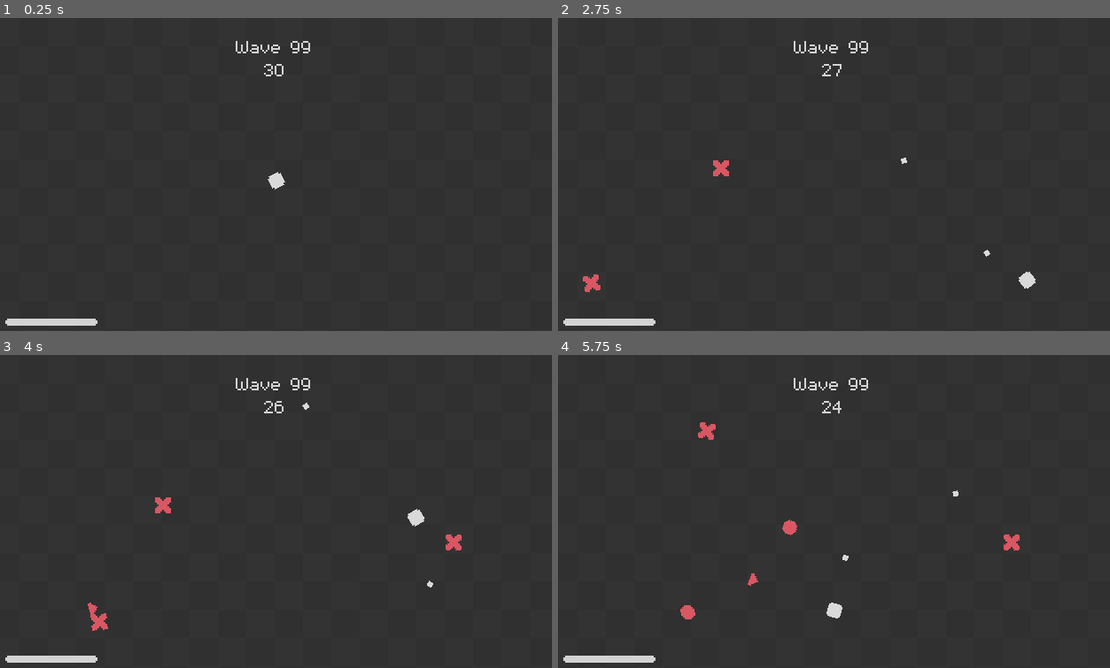
Above: before the commit, frames 1-4 (two rows, left to right).
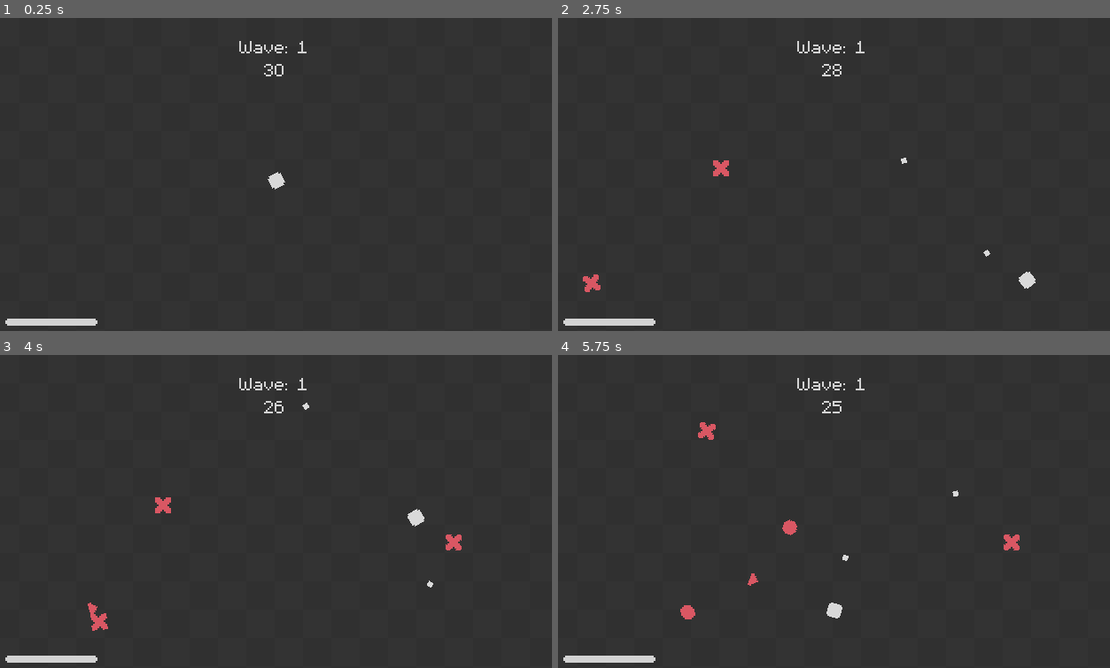
Above: after the commit, the same moments.

Repository: rchiedev/Quadratum
Game: Godot game, scene res://game/game.tscn
The game is run twice, just before and just after one commit, with the same random seed, the same clock (stepped at 60 frames per second) and the same inputs.
Inputs (mouse positions are in pixels of both pictures, inside the frame that each line leads up to):
- Up to frame 1 (0.25 s): no input
- Up to frame 2 (2.75 s): tap Enter at 0.5 s; move the mouse to (955, 161) at 0.52 s; press the mouse at (955, 161) at 0.53 s; hold Right (ui_right) 0.53-1.28 s; move the mouse to (718, 193) at 1.27 s; release the mouse at (718, 193) at 1.28 s; hold Down (ui_down) 1.28-2.03 s; click (718, 193) at 1.35 s; move the mouse to (889, 105) at 2.02 s; press the mouse at (889, 105) at 2.03 s; hold Right (ui_right) from 2.03 s (still down)
- Up to frame 3 (4 s): move the mouse to (248, 577) at 2.77 s; release Right (ui_right) at 2.78 s; release the mouse at (248, 577) at 2.78 s; hold Up (ui_up) 2.78-3.53 s; click (248, 577) at 2.85 s; move the mouse to (447, 561) at 3.52 s; press the mouse at (447, 561) at 3.53 s; hold Left (ui_left) from 3.53 s (still down)
- Up to frame 4 (5.75 s): move the mouse to (662, 467) at 4.27 s; release the mouse at (662, 467) at 4.28 s; click (662, 467) at 4.35 s; move the mouse to (861, 514) at 5.02 s; release Left (ui_left) at 5.03 s; press the mouse at (861, 514) at 5.03 s; hold Down (ui_down) from 5.03 s (still down)

The runs differ from the first frame. In frame 1, 0.2% of the frame differs, in the area x 42-57%, y 7-12%; in frame 2, 0.2%; in frame 3, 0.2%; in frame 4, 0.3%, in the area x 42-57%, y 7-19%.

Commit message:
Day 3
Wave counter,  Death screen

Diff:
--- a/autoloads/game_manager.gd
+++ b/autoloads/game_manager.gd
@@ -1,11 +1,9 @@
 extends Node
 
+var wave = 1
 
-# Called when the node enters the scene tree for the first time.
 func _ready():
-	pass # Replace with function body.
+	reset_game_stats()
 
-
-# Called every frame. 'delta' is the elapsed time since the previous frame.
-func _process(delta):
-	pass
+func reset_game_stats():
+	wave = 1
--- /dev/null
+++ b/autoloads/scene_manager.gd
@@ -0,0 +1,40 @@
+extends CanvasLayer
+
+@onready var animation_player = $AnimationPlayer
+@onready var texture_rect = $TextureRect
+
+const GAME_SCENE = preload("res://game/game.tscn")
+const GAME_OVER_SCREEN_SCENE = preload("res://game/game_over_screen.tscn")
+
+var new_scene : PackedScene
+
+func _ready():
+	texture_rect.visible = false
+
+func transition_to_game(pos : Vector2 = Vector2(32, -38)):
+	self.layer = 3
+	new_scene = GAME_SCENE
+	texture_rect.texture.gradient.set_color(0, Color.html("#d3d3d3"))
+
+	texture_rect.position.x = pos.x - 128
+	texture_rect.position.y = pos.y - 128
+
+	animation_player.play("transition")
+
+func transition_to_game_over(pos : Vector2 = Vector2(32, -38)):
+	self.layer = 3
+	new_scene = GAME_OVER_SCREEN_SCENE
+	texture_rect.texture.gradient.set_color(0, Color.html("#d95763"))
+
+	texture_rect.position.x = pos.x - 128
+	texture_rect.position.y = pos.y - 128
+
+	animation_player.play("transition")
+
+func change_scene():
+	self.layer = 2
+	get_tree().change_scene_to_packed(new_scene)
+
+func center_texture_rect():
+	texture_rect.position.x = 32
+	texture_rect.position.y = -38
--- /dev/null
+++ b/autoloads/scene_manager.tscn
@@ -0,0 +1,87 @@
+[gd_scene load_steps=6 format=3 uid="uid://c4egi4husq8n8"]
+
+[ext_resource type="Script" path="res://autoloads/scene_manager.gd" id="1_xllsk"]
+
+[sub_resource type="Gradient" id="Gradient_y25cc"]
+interpolation_mode = 1
+offsets = PackedFloat32Array(0, 0.558442)
+colors = PackedColorArray(0.827451, 0.827451, 0.827451, 1, 1, 1, 1, 0)
+
+[sub_resource type="GradientTexture2D" id="GradientTexture2D_3mgor"]
+gradient = SubResource("Gradient_y25cc")
+width = 256
+height = 256
+fill = 1
+fill_from = Vector2(0.5, 0.5)
+metadata/_snap_enabled = true
+
+[sub_resource type="Animation" id="Animation_2t1d0"]
+resource_name = "transition"
+length = 2.0
+tracks/0/type = "value"
+tracks/0/imported = false
+tracks/0/enabled = true
+tracks/0/path = NodePath("TextureRect:scale")
+tracks/0/interp = 1
+tracks/0/loop_wrap = true
+tracks/0/keys = {
+"times": PackedFloat32Array(0, 0.5, 1.5, 2),
+"transitions": PackedFloat32Array(1, 1, 1, 1),
+"update": 0,
+"values": [Vector2(0.01, 0.01), Vector2(4, 4), Vector2(4, 4), Vector2(0.01, 0.01)]
+}
+tracks/1/type = "value"
+tracks/1/imported = false
+tracks/1/enabled = true
+tracks/1/path = NodePath("TextureRect:visible")
+tracks/1/interp = 1
+tracks/1/loop_wrap = true
+tracks/1/keys = {
+"times": PackedFloat32Array(0, 2),
+"transitions": PackedFloat32Array(1, 1),
+"update": 1,
+"values": [true, false]
+}
+tracks/2/type = "method"
+tracks/2/imported = false
+tracks/2/enabled = true
+tracks/2/path = NodePath(".")
+tracks/2/interp = 1
+tracks/2/loop_wrap = true
+tracks/2/keys = {
+"times": PackedFloat32Array(0.5, 1.5),
+"transitions": PackedFloat32Array(1, 1),
+"values": [{
+"args": [],
+"method": &"center_texture_rect"
+}, {
+"args": [],
+"method": &"change_scene"
+}]
+}
+
+[sub_resource type="AnimationLibrary" id="AnimationLibrary_tlxxm"]
+_data = {
+"transition": SubResource("Animation_2t1d0")
+}
+
+[node name="SceneManager" type="CanvasLayer"]
+layer = 3
+script = ExtResource("1_xllsk")
+
+[node name="TextureRect" type="TextureRect" parent="."]
+clip_contents = true
+offset_left = 32.0
+offset_top = -38.0
+offset_right = 288.0
+offset_bottom = 218.0
+scale = Vector2(0.01, 0.01)
+pivot_offset = Vector2(128, 128)
+size_flags_horizontal = 4
+size_flags_vertical = 4
+texture = SubResource("GradientTexture2D_3mgor")
+
+[node name="AnimationPlayer" type="AnimationPlayer" parent="."]
+libraries = {
+"": SubResource("AnimationLibrary_tlxxm")
+}
--- a/autoloads/signal_bus.gd
+++ b/autoloads/signal_bus.gd
@@ -4,9 +4,13 @@
 signal on_player_shoot(bullet : RigidBody2D, starting_pos : Vector2, direction : Vector2)
 signal on_player_hurt()
 signal on_hp_changed(value, max_value)
+signal on_player_death()
+signal on_gem_collected()
 
 #Enemy Related
 signal on_enemy_spawn(enemy : Enemy, starting_pos : Vector2)
+signal on_enemy_death(pos : Vector2)
 
 #Game Related
 signal on_wave_timer_countdown(time : float)
+signal on_wave_clear()
--- a/game/enemy_container.gd
+++ b/game/enemy_container.gd
@@ -9,6 +9,7 @@
 
 func _ready():
 	SignalBus.on_enemy_spawn.connect(spawn_enemy)
+	SignalBus.on_player_death.connect(stop_wave)
 
 # Called every frame. 'delta' is the elapsed time since the previous frame.
 func _process(delta):
@@ -28,10 +29,18 @@
 	add_child(marker)
 
 func _on_wave_timer_timeout():
+	SignalBus.on_wave_clear.emit()
+	clear_wave()
+
+func clear_wave():
 	stop_wave()
+	GameManager.wave += 1
+	await get_tree().create_timer(3).timeout
+	SceneManager.transition_to_game(get_tree().get_first_node_in_group("player").get_global_transform_with_canvas().origin)
 
 func stop_wave():
 	enemy_timer.stop()
+	wave_timer.stop()
 	for marker in get_children().filter(func(node): return node is Marker):
 		marker.queue_free()
 	for enemy in get_children().filter(func(node): return node is Enemy):
--- a/game/game.tscn
+++ b/game/game.tscn
@@ -8,6 +8,7 @@
 [ext_resource type="PackedScene" uid="uid://ccnfhy1pju2vo" path="res://units/player/player.tscn" id="4_h8ajc"]
 [ext_resource type="FontFile" uid="uid://dhl7e2l35ot2l" path="res://assets/m5x7.ttf" id="5_rhqd1"]
 [ext_resource type="Texture2D" uid="uid://c273gqtikvto5" path="res://assets/HealthBar.png" id="7_bumym"]
+[ext_resource type="Script" path="res://game/wave_counter.gd" id="8_cw3vb"]
 [ext_resource type="Script" path="res://game/wave_timer.gd" id="8_dhhg8"]
 [ext_resource type="Texture2D" uid="uid://c48pikke85ytx" path="res://assets/HealthBar-Progress.png" id="8_o65x0"]
 [ext_resource type="Script" path="res://game/HealthBar.gd" id="9_0eqhm"]
@@ -91,7 +92,7 @@
 autostart = true
 
 [node name="WaveTimer" type="Timer" parent="EnemyContainer"]
-wait_time = 30.0
+wait_time = 30.4
 one_shot = true
 autostart = true
 
@@ -117,6 +118,7 @@
 text = "Wave 99"
 horizontal_alignment = 1
 vertical_alignment = 1
+script = ExtResource("8_cw3vb")
 
 [node name="WaveTimer" type="Label" parent="CanvasLayer"]
 offset_left = 140.0
--- /dev/null
+++ b/game/game_over_screen.gd
@@ -0,0 +1,9 @@
+extends CanvasLayer
+
+@onready var new_game_btn = $Control/NewGame
+
+func _on_new_game_pressed():
+	GameManager.reset_game_stats()
+	SceneManager.transition_to_game()
+
+	SceneManager.transition_to_game(new_game_btn.position + Vector2(40,11))
--- /dev/null
+++ b/game/game_over_screen.tscn
@@ -0,0 +1,68 @@
+[gd_scene load_steps=5 format=3 uid="uid://untmwe8lqcgp"]
+
+[ext_resource type="Script" path="res://game/game_over_screen.gd" id="1_5bumw"]
+[ext_resource type="FontFile" uid="uid://dhl7e2l35ot2l" path="res://assets/m5x7.ttf" id="1_lbehd"]
+
+[sub_resource type="Theme" id="Theme_3qkvq"]
+default_font = ExtResource("1_lbehd")
+default_font_size = 32
+
+[sub_resource type="Theme" id="Theme_0y0r6"]
+default_font = ExtResource("1_lbehd")
+
+[node name="GameOverScreen" type="CanvasLayer"]
+layer = 2
+script = ExtResource("1_5bumw")
+
+[node name="Control" type="Control" parent="."]
+custom_minimum_size = Vector2(320, 180)
+layout_mode = 3
+anchors_preset = 0
+offset_right = 40.0
+offset_bottom = 40.0
+metadata/_edit_lock_ = true
+
+[node name="ColorRect" type="ColorRect" parent="Control"]
+custom_minimum_size = Vector2(320, 180)
+layout_mode = 0
+offset_right = 40.0
+offset_bottom = 40.0
+color = Color(0.85098, 0.341176, 0.388235, 1)
+metadata/_edit_lock_ = true
+
+[node name="Label" type="Label" parent="Control"]
+layout_mode = 1
+anchors_preset = 8
+anchor_left = 0.5
+anchor_top = 0.5
+anchor_right = 0.5
+anchor_bottom = 0.5
+offset_left = -27.0
+offset_top = -30.0
+offset_right = 27.0
+offset_bottom = -17.0
+grow_horizontal = 2
+grow_vertical = 2
+theme = SubResource("Theme_3qkvq")
+theme_override_colors/font_color = Color(0.188235, 0.188235, 0.188235, 1)
+text = "Game Over"
+horizontal_alignment = 1
+vertical_alignment = 1
+
+[node name="NewGame" type="Button" parent="Control"]
+layout_mode = 1
+anchors_preset = 8
+anchor_left = 0.5
+anchor_top = 0.5
+anchor_right = 0.5
+anchor_bottom = 0.5
+offset_left = -40.0
+offset_top = 13.0
+offset_right = 40.0
+offset_bottom = 35.0
+grow_horizontal = 2
+grow_vertical = 2
+theme = SubResource("Theme_0y0r6")
+text = "New Game"
+
+[connection signal="pressed" from="Control/NewGame" to="." method="_on_new_game_pressed"]
--- /dev/null
+++ b/game/wave_counter.gd
@@ -0,0 +1,11 @@
+extends Label
+
+
+# Called when the node enters the scene tree for the first time.
+func _ready():
+	self.text = "Wave: " + str(GameManager.wave)
+
+
+# Called every frame. 'delta' is the elapsed time since the previous frame.
+func _process(delta):
+	pass
--- a/project.godot
+++ b/project.godot
@@ -19,6 +19,7 @@
 
 SignalBus="*res://autoloads/signal_bus.gd"
 GameManager="*res://autoloads/game_manager.gd"
+SceneManager="*res://autoloads/scene_manager.tscn"
 
 [display]
 
@@ -28,6 +29,8 @@
 window/size/window_width_override=1280
 window/size/window_height_override=720
 window/stretch/mode="canvas_items"
+mouse_cursor/custom_image="res://assets/Crosshair.png"
+mouse_cursor/custom_image_hotspot=Vector2(16, 16)
 
 [input]
 
@@ -76,6 +79,7 @@
 2d_physics/layer_3="Player's Projectile"
 2d_physics/layer_4="Enemy"
 2d_physics/layer_5="Enemy's Projectile"
+2d_physics/layer_6="Gems"
 
 [rendering]
 
--- a/units/enemies/enemy.gd
+++ b/units/enemies/enemy.gd
@@ -5,10 +5,11 @@
 @onready var movement_behavior = %MovementBehavior
 @onready var attacking_behavior = %AttackingBehavior
 
-
 @export var max_health : float = 20.0
 @export var speed : float = 25.0
 @export var damage : float = 10.0
+
+const GEM_SCENE = preload("res://units/gem/gem.tscn")
 
 var health : float
 
@@ -17,6 +18,8 @@
 
 func _ready():
 	health = max_health
+	damage = damage + GameManager.wave
+
 	target = get_tree().get_first_node_in_group("player")
 	movement_behavior.init(self)
 	#attacking_behavior.init(self)
@@ -36,6 +39,7 @@
 	health -= 10.0
 
 	if health <= 0.0:
+		SignalBus.on_enemy_death.emit()
 		queue_free()
 
 func get_direction():
--- /dev/null
+++ b/units/gem/gem.gd
@@ -0,0 +1,19 @@
+extends Area2D
+
+@onready var movement_timer = $MovementTimer
+
+var is_collected : bool = false
+
+func _ready():
+	pass
+
+# Called every frame. 'delta' is the elapsed time since the previous frame.
+func _process(delta):
+	pass
+
+func _on_movement_timer_timeout():
+	pass # Replace with function body.
+
+func _on_body_entered(body):
+	if body is Player:
+		queue_free()
--- /dev/null
+++ b/units/gem/gem.tscn
@@ -0,0 +1,28 @@
+[gd_scene load_steps=4 format=3 uid="uid://brv5stcrrfl2f"]
+
+[ext_resource type="Texture2D" uid="uid://bdw34d2t2drg6" path="res://assets/Gem.png" id="1_iroiv"]
+[ext_resource type="Script" path="res://units/gem/gem.gd" id="1_r76p1"]
+
+[sub_resource type="RectangleShape2D" id="RectangleShape2D_f5tv1"]
+size = Vector2(2, 2)
+
+[node name="Gem" type="Area2D"]
+collision_layer = 32
+collision_mask = 2
+script = ExtResource("1_r76p1")
+
+[node name="Sprite2D" type="Sprite2D" parent="."]
+rotation = 0.785398
+texture = ExtResource("1_iroiv")
+
+[node name="CollisionShape2D" type="CollisionShape2D" parent="."]
+rotation = 0.785398
+shape = SubResource("RectangleShape2D_f5tv1")
+
+[node name="MovementTimer" type="Timer" parent="."]
+wait_time = 0.5
+one_shot = true
+autostart = true
+
+[connection signal="body_entered" from="." to="." method="_on_body_entered"]
+[connection signal="timeout" from="MovementTimer" to="." method="_on_movement_timer_timeout"]
--- a/units/player/player.gd
+++ b/units/player/player.gd
@@ -14,26 +14,32 @@
 
 var can_shoot : bool = true
 var can_be_damaged : bool = true
-var max_health : float = 100.0
+var can_move : bool = true
+var is_dead : bool = false
+
+@export var max_health : float = 10.0
+var regen_value : float = 1.0
 var health : float
 
 func _ready():
 	health = max_health
 	SignalBus.on_hp_changed.emit(health, max_health)
+	SignalBus.on_wave_clear.connect(disable_movement)
 
 func _physics_process(delta):
-	look_at(get_global_mouse_position())
+	if not is_dead and can_move:
+		look_at(get_global_mouse_position())
 
-	direction = Input.get_vector("ui_left", "ui_right", "ui_up", "ui_down")
-	velocity = direction * mspd
-	move_and_slide()
+		direction = Input.get_vector("ui_left", "ui_right", "ui_up", "ui_down")
+		velocity = direction * mspd
+		move_and_slide()
 
-	if get_last_slide_collision():
-		if get_last_slide_collision().get_collider() is Enemy and can_be_damaged:
-			take_damage(get_last_slide_collision().get_collider().damage)
+		if get_last_slide_collision():
+			if get_last_slide_collision().get_collider() is Enemy and can_be_damaged:
+				take_damage(get_last_slide_collision().get_collider().damage)
 
-	if Input.is_action_pressed("click") and can_shoot:
-		shoot()
+		if Input.is_action_pressed("click") and can_shoot:
+			shoot()
 
 func shoot():
 	var bullet = PLAYER_BULLET_SCENE.instantiate()
@@ -50,8 +56,12 @@
 	change_health(-damage)
 	SignalBus.on_player_hurt.emit()
 
+	if health <= 0:
+		on_player_death()
+
 	damaged_particle.restart()
 	damaged_particle.emitting = true
+
 	can_be_damaged = false
 	invincible_timer.start(0.75)
 
@@ -60,12 +70,23 @@
 func regenerate_health(heal_value : float):
 	change_health(heal_value)
 
-func change_health(value : int):
-	health = clamp(health + value, 0, max_health)
+func change_health(value : float):
+	health = clamp(health + value, 0.0, max_health)
 	SignalBus.on_hp_changed.emit(health, max_health)
 
 func _on_invincible_timer_timeout():
 	can_be_damaged = true
 
 func _on_regeneration_timer_timeout():
-	regenerate_health(1)
+	regenerate_health(regen_value)
+
+func on_player_death():
+	is_dead = true
+	regen_value = 0
+	SignalBus.on_player_death.emit()
+	await get_tree().create_timer(3).timeout
+	SceneManager.transition_to_game_over(self.get_global_transform_with_canvas().origin)
+
+
+func disable_movement():
+	can_move = false
--- a/units/player/player.tscn
+++ b/units/player/player.tscn
@@ -21,6 +21,7 @@
 collision_mask = 25
 motion_mode = 1
 script = ExtResource("1_6ih47")
+max_health = 100.0
 
 [node name="Sprite2D" type="Sprite2D" parent="."]
 texture = ExtResource("2_wb62c")
Binary file added: assets/Circle.png
Not shown, added: assets/Circle.png.import
Binary file added: assets/Crosshair.png
Not shown, added: assets/Crosshair.png.import
Binary file added: assets/Gem.png
Not shown, added: assets/Gem.png.import
Not shown: 1 places in game/game.tscn that only renumber resources
